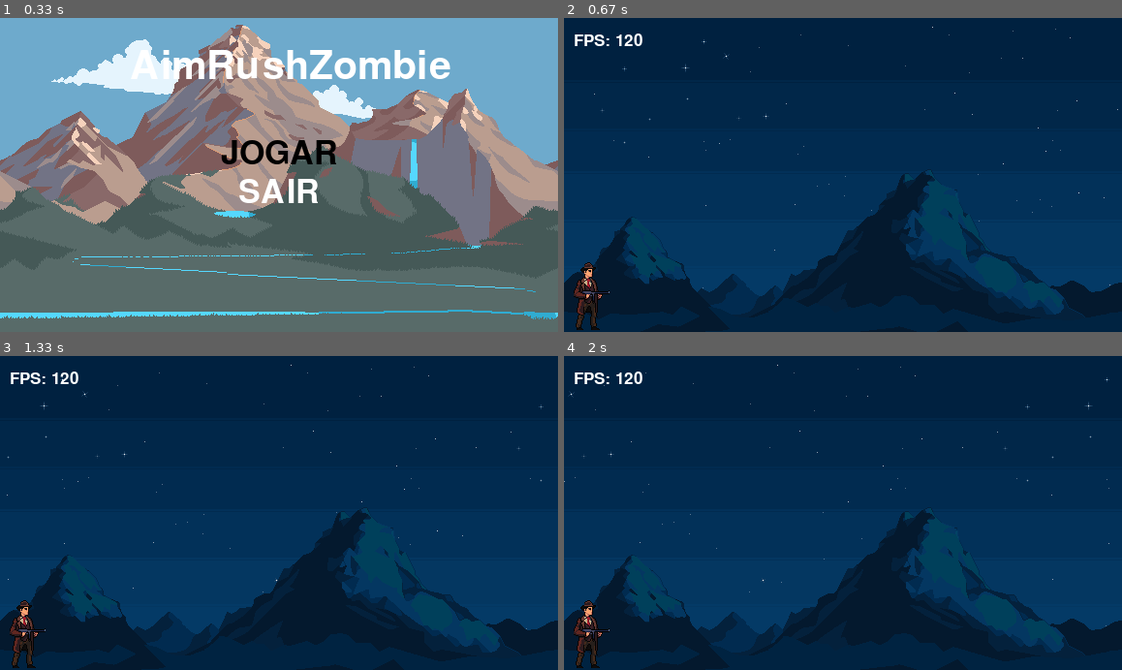
Above: before the commit, frames 1-4 (two rows, left to right).
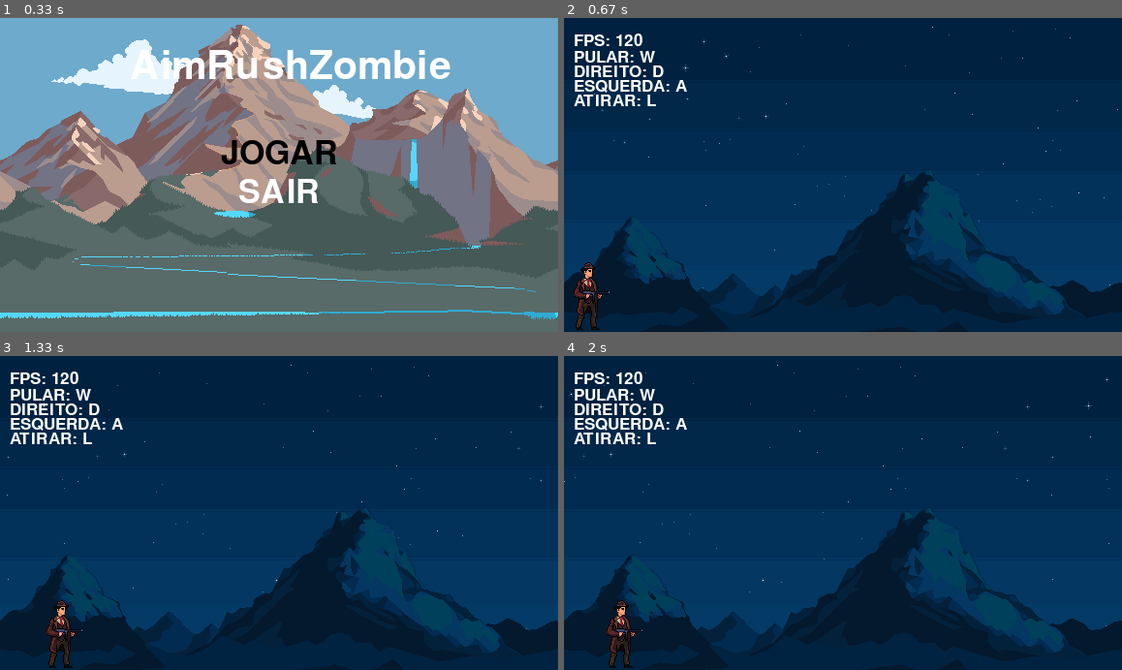
Above: after the commit, the same moments.

Repository: EduardoViniciusJ/pygames
Game: pygame game, started from main.py
Same seed, same stepped clock (60 frames per second), same inputs: the game is played once before the commit and once after it.
Inputs:
- Up to frame 1 (0.33 s): no input
- Up to frame 2 (0.67 s): tap Enter at 0.33 s
- Up to frame 3 (1.33 s): hold W 0.67-1.13 s; hold D from 1.17 s (still down)
- Up to frame 4 (2 s): release D at 1.63 s; hold A from 1.67 s (still down)

Frame 1 is identical in both runs. In frame 2, 1.3% of the frame differs, in the area x 1-23%, y 10-29%; in frame 3, 2.6%, in the area x 1-23%, y 10-100%; in frame 4, 2.6%.

Commit message:
add player movement

Diff:
--- a/code/Level.py
+++ b/code/Level.py
@@ -30,6 +30,10 @@
                     pygame.quit()
                     quit()
             self.level_text(text_size=25, text=f'FPS: {clock.get_fps() :.0f}', text_color=C_WHITE, text_position=(10, W_HEIGHT / 22))
+            self.level_text(text_size=25, text='PULAR: W', text_color=C_WHITE, text_position=(10, W_HEIGHT / 15 + 10))
+            self.level_text(text_size=25, text='DIREITO: D', text_color=C_WHITE, text_position=(10, W_HEIGHT / 15 + 25))
+            self.level_text(text_size=25, text='ESQUERDA: A', text_color=C_WHITE, text_position=(10, W_HEIGHT / 15 + 40))
+            self.level_text(text_size=25, text='ATIRAR: L', text_color=C_WHITE, text_position=(10, W_HEIGHT / 15 + 55))
             pygame.display.flip()
 
     def level_text(self, text_size: int, text: str, text_color: tuple, text_position: tuple):
--- a/code/Player.py
+++ b/code/Player.py
@@ -1,10 +1,43 @@
 import pygame
 import pygame.math
+
+from code.Const import W_WIDTH
 from code.Entity import Entity
 
 class Player(Entity):
     def __init__(self, name: str, position: tuple):
         super().__init__(name, position)
+        self.speed = 2
+        self.jump_speed = -14
+        self.gravity = 1
+        self.vel_y = 0
+        self.is_jumping = False
+        self.ground_y = position[1]
 
     def move(self):
-        pass
+        keys = pygame.key.get_pressed()
+
+        #AD
+        if keys[pygame.K_a]:
+            self.rect.x -= self.speed
+        if keys[pygame.K_d]:
+            self.rect.x += self.speed
+
+        #Jump
+        if keys[pygame.K_w] and not self.is_jumping:
+            self.is_jumping = True
+            self.vel_y = self.jump_speed
+        if self.is_jumping:
+            self.rect.y += self.vel_y
+            self.vel_y += self.gravity
+            if self.rect.y >= self.ground_y:
+                self.rect.y = self.ground_y
+                self.is_jumping = False
+                self.vel_y = 0
+
+
+    #Impede que o jogador saia da tela
+        if self.rect.left < 0:
+            self.rect.left = 0
+        if self.rect.right > W_WIDTH:
+            self.rect.right = W_WIDTH
